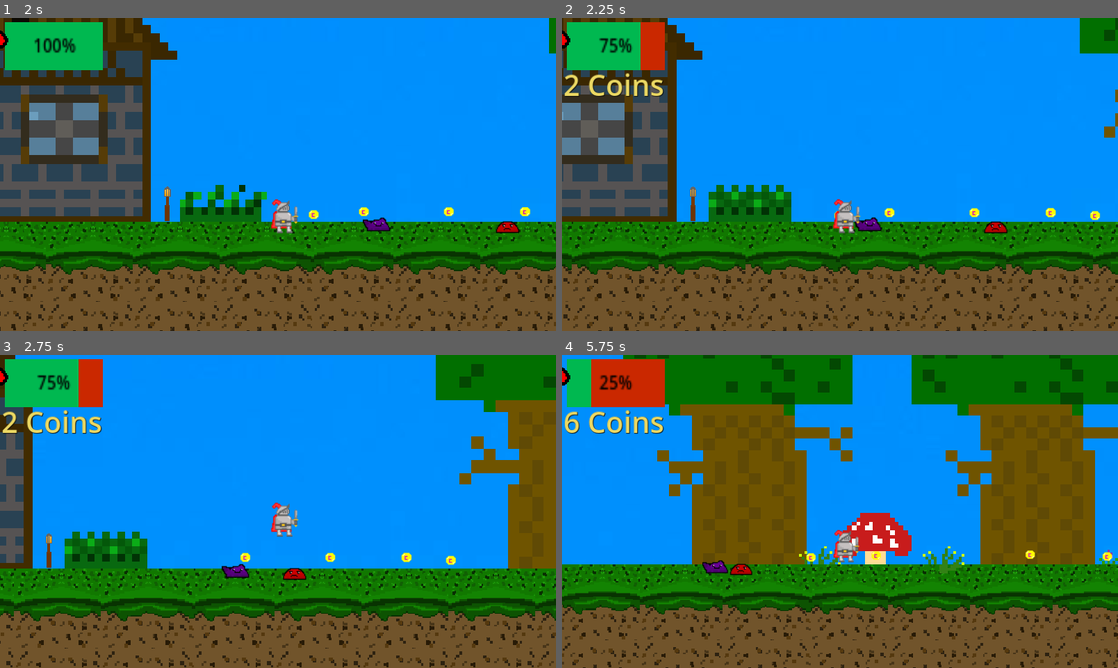
Above: before the commit, frames 1-4 (two rows, left to right).
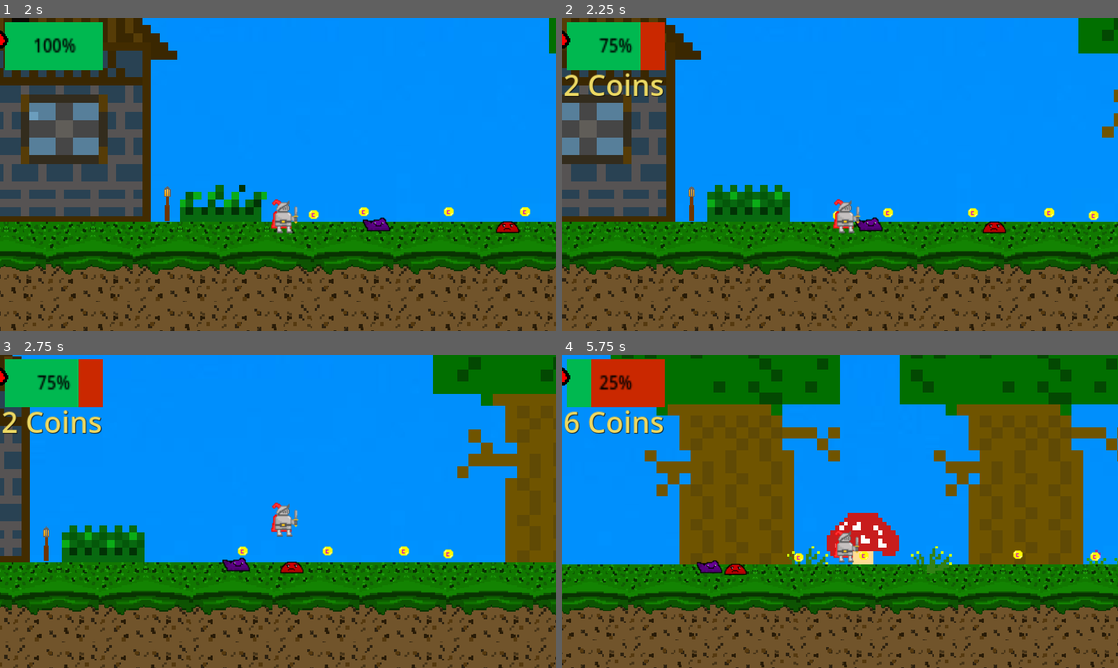
Above: after the commit, the same moments.

Repository: NotCritKai/TCITC
Game: Godot game, scene res://scenes/Main_Menu.tscn
The game is run twice, just before and just after one commit, with the same random seed, the same clock (stepped at 60 frames per second) and the same inputs.
Inputs (mouse positions are in pixels of both pictures, inside the frame that each line leads up to):
- Up to frame 1 (2 s): click (278, 315) at 0.5 s; click (166, 193) at 1.25 s
- Up to frame 2 (2.25 s): move the mouse to (962, 158) at 2.02 s; hold D (move_right) from 2.03 s (still down); tap Shift (sprint, bound only after the commit) at 2.1 s
- Up to frame 3 (2.75 s): keep holding D (move_right); tap W (jump) at 2.27 s
- Up to frame 4 (5.75 s): move the mouse to (728, 527) at 2.77 s; tap Mouse wheel up (zoom_in) at 2.85 s; tap W (jump) at 3.02, 4.52, 5.27 s; tap Shift (sprint, bound only after the commit) at 3.05, 3.8, 4.35, 5.1 s; move the mouse to (895, 442) at 3.52 s; release D (move_right) at 3.53 s; hold A (move_left) 3.53-4.28 s; hold Mouse wheel down (zoom_out) 3.53-4.28 s; move the mouse to (812, 574) at 4.27 s; hold D (move_right) from 4.28 s (still down); move the mouse to (1006, 558) at 5.02 s

Frame 1 is identical in both runs. In frame 2, 6.0% of the frame differs, in the area x 0-100%, y 0-100%; in frame 3, 19%; in frame 4, 20%.

Commit message:
Sprint Mechanic

Diff:
--- a/project.godot
+++ b/project.godot
@@ -73,3 +73,8 @@
 "events": [Object(InputEventMouseButton,"resource_local_to_scene":false,"resource_name":"","device":-1,"window_id":0,"a …(253 unchanged characters)…
 ]
 }
+sprint={
+"deadzone": 0.5,
+"events": [Object(InputEventKey,"resource_local_to_scene":false,"resource_name":"","device":-1,"window_id":0,"alt_pressed":false,"shift_pressed":false,"ctrl_pressed":false,"meta_pressed":false,"pressed":false,"keycode":0,"physical_keycode":4194325,"key_label":0,"unicode":0,"echo":false,"script":null)
+]
+}
--- a/scripts/player.gd
+++ b/scripts/player.gd
@@ -1,7 +1,7 @@
 extends CharacterBody2D
 @onready var animated_sprite_2d = %AnimatedSprite2D
 
-const SPEED = 200.0
+var SPEED = 200.0
 const JUMP_VELOCITY = -250.0
 var coins = 0
 var weapon_equip: bool
@@ -44,7 +44,12 @@
 
 	var direction := Input.get_axis("move_left", "move_right")
 
-
+	#If holding shift, multiply speed by 1.5
+	if Input.is_action_just_pressed("sprint"):
+		SPEED = SPEED * 1.5
+	#If not holding shift, set speed back to normal
+	if Input.is_action_just_released("sprint"):
+		SPEED = SPEED / 1.5
 
 	#----------------------------------------------------------------------
 #direction
